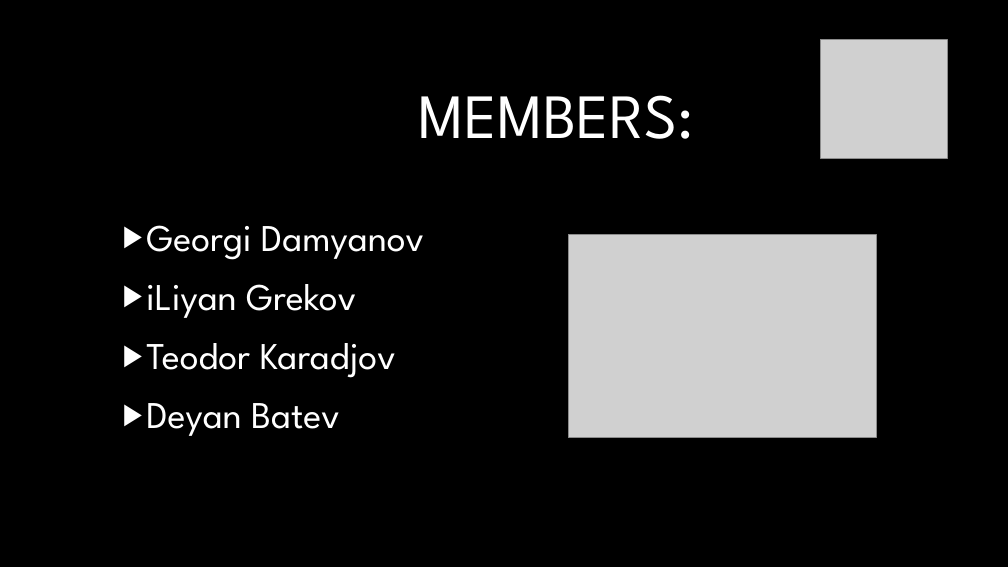
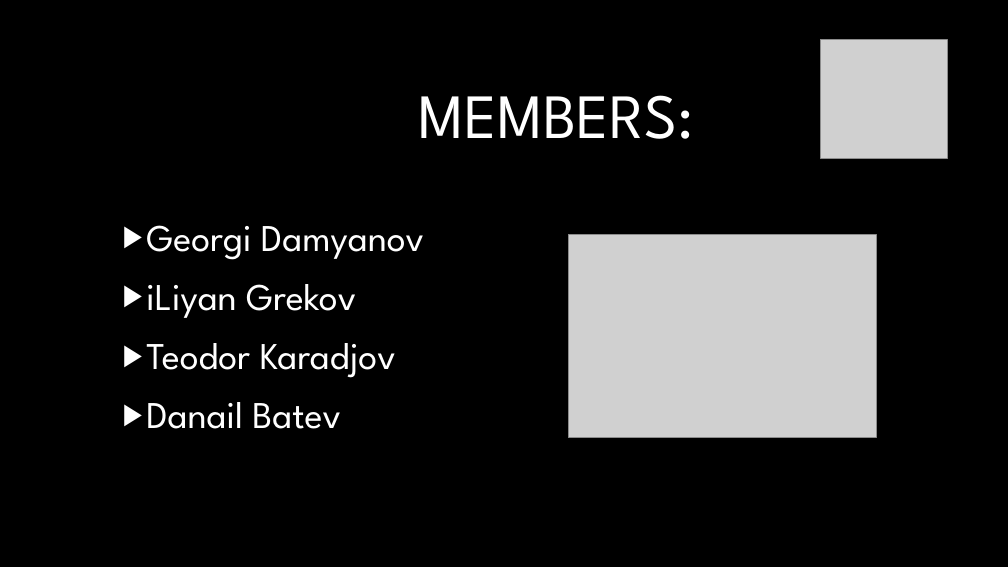
Before and after one commit to booster085/TeamBoston-Game, a slide deck: slide 2 of Team-Boston.pptx. Drawn at 1008x567 pixels with LibreOffice and Linux fonts; fonts in the diff are those of the drawing; grey boxes stand for pictures; background and template pictures are left out. Boxes give left, top, right and bottom in pixels: in the first picture for what was removed or moved away, otherwise in the second. Text is boxed around its words. In the diff, an @@ line names an element or a change of style, - is before the commit and + after.

Commit message:
aads

```diff
--- a/Team-Boston.pptx
+++ b/Team-Boston.pptx
@@ text at [146,402,341,429]: text changed @@
-▶ Deyan Batev
+▶ Danail Batev
```
